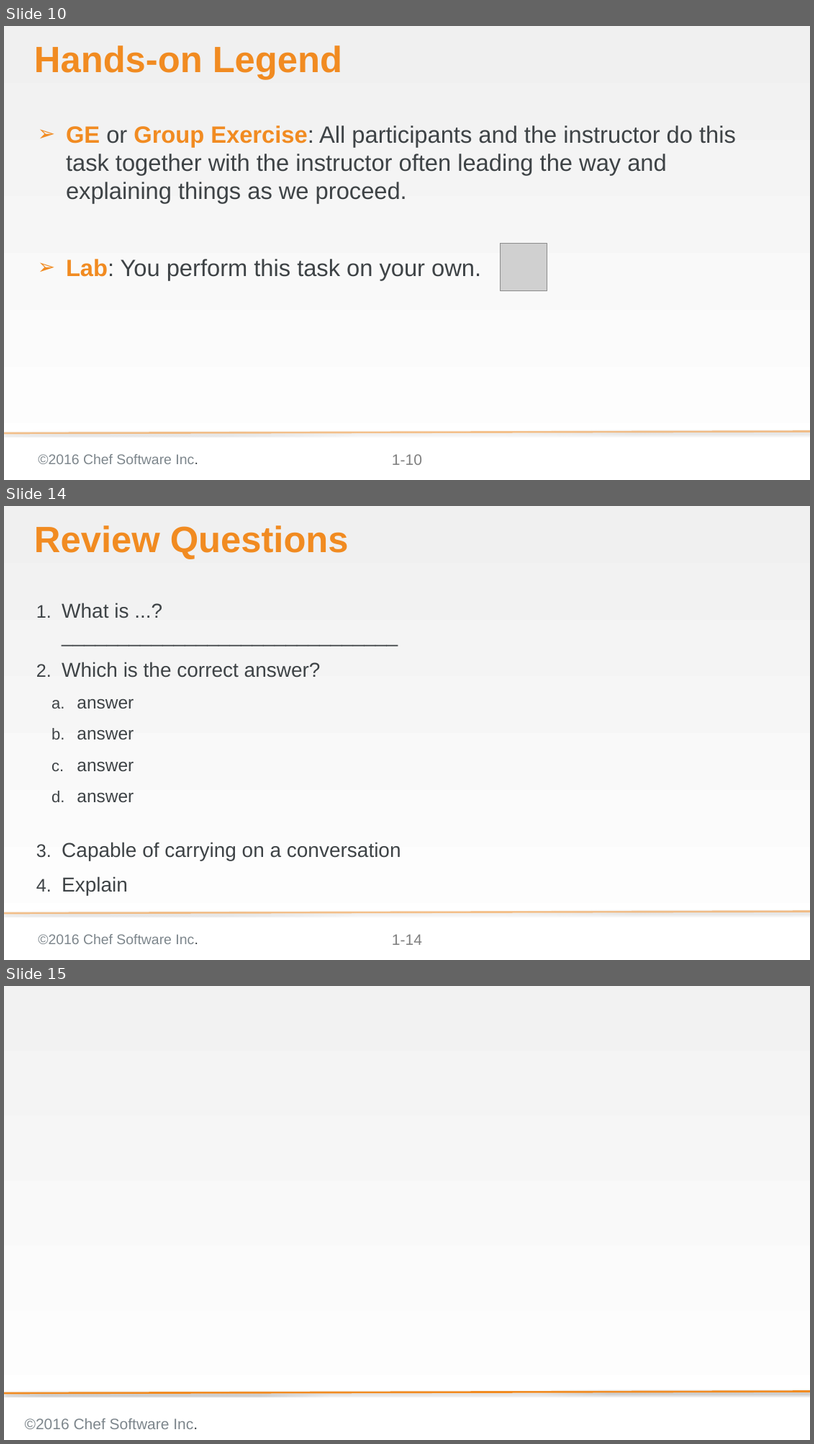
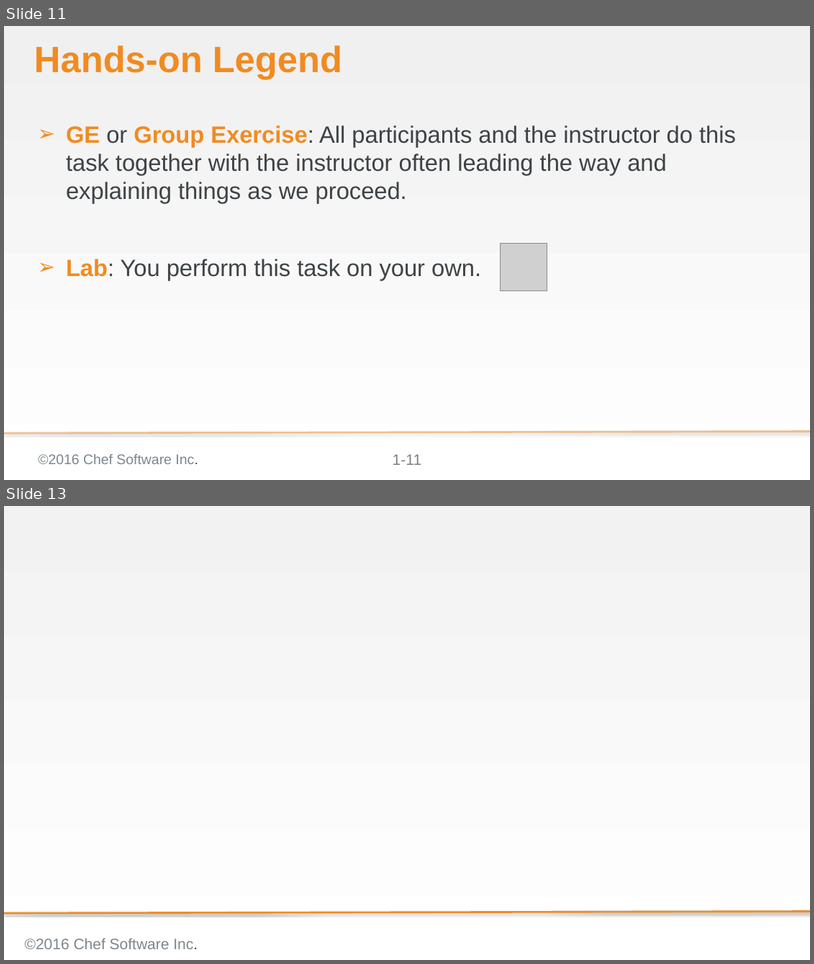
Before and after one commit to bchamby/chef-compliance-installation-configuration-operation, a slide deck: 01-Intro.pptx. Shown one above the other, each under a label of ours: slides 10, 14 and 15 before the commit, slides 11 and 13 after it; the slides between them are not shown. The pictures are 814x1444 and 814x964 pixels, drawn with LibreOffice and Linux fonts; fonts in the diff are those of the drawing; grey boxes stand for pictures; background and template pictures are left out. Boxes give left, top, right and bottom in pixels: in the first picture for what was removed or moved away, otherwise in the second. Text is boxed around its words. In the diff, an @@ line names an element or a change of style, - is before the commit and + after.

```diff
--- a/01-Intro.pptx
+++ b/01-Intro.pptx
@@ slide 14 removed at box(4, 506, 810, 960), background gradient #F0F0F0 to #FFFFFF; not listed: 3 template elements that a slide beside it also shows @@
@@ title removed at box(34, 525, 349, 559) @@
-Review Questions
@@ text removed at box(62, 602, 401, 860) @@
-1. What is ...?
-   ______________________________
-2. Which is the correct answer?
-  a. answer
-  b. answer
-  c. answer
-  d. answer
-3. Capable of carrying on a conversation
-4. Explain
@@ what was slide 10 is now slide 11 @@
@@ page number at box(393, 454, 422, 464): text changed @@
-1-10
+1-11
@@ what was slide 15 is now slide 13 @@
```
Also in this commit, not shown: 2 slides changed, 1 slide added, 2 other slides removed.
